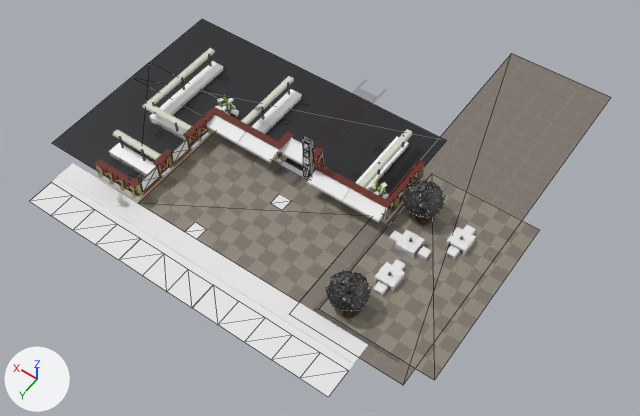
The FBX model Project/ContentsResources/Mesh/Level/1_1/1_1.fbx as it was, and as the next commit left it.
The view is the same before and after, from a 50 mm lens placed at (-1.098, 0.879, 1.387), pointed at (-0.447, -0.032, -0.045). Arrows for +X, +Y and +Z are at lower left; the lights stay in place. Mesh edges are drawn as thin lines on the coarser meshes. Where no turn or scale is listed for an object, it has been applied to the vertices.

In view in the first picture: '_1', '_12', '_13', '_14', '_2', '_21', '_22', '_23', '_28', '_5', '_7', '_9'.
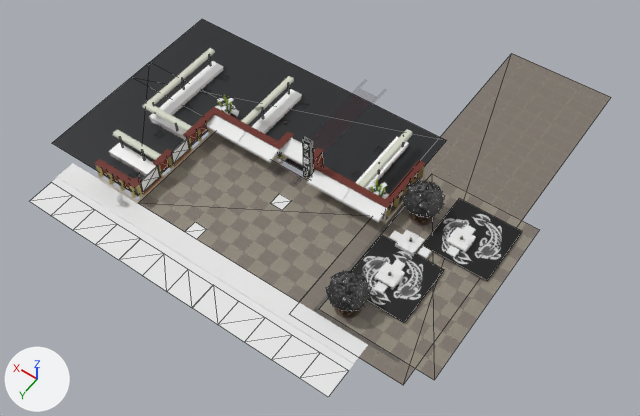
Boxes (x1, y1, x2, y2) around the edits, measured in the pictures (640 x 416 px):
'Plane.001', added: after (423, 199, 522, 280)
'Plane.002', added: after (350, 235, 444, 322)

Patch to the scene script:
```diff
--- a/Project/ContentsResources/Mesh/Level/1_1/1_1.fbx.py
+++ b/Project/ContentsResources/Mesh/Level/1_1/1_1.fbx.py
@@ img_sumi_1_png @@
+img_sumi_1_png = load_image('Sumi_1.png', 'Sumi_1.png', 1024, 1024, 'sRGB')
@@ mat_material_090 @@
+mat_material_090 = principled_material('Material.090')
+mat_material_090.texture = img_sumi_1_png  # with its transparency
@@ mat_material_089 @@
+mat_material_089 = principled_material('Material.089')
+mat_material_089.texture = img_sumi_1_png  # with its transparency
@@ me_plane_004 @@
+me_plane_004.from_pydata(...)  # 4 vertices, 1 face; spans x -0.07..0.07, y -0.07..0.07, z 0.0
+me_plane_004.materials.append(mat_material_090)  # picture img_sumi_1_png
@@ me_plane_003 @@
+me_plane_003.from_pydata(...)  # 4 vertices, 1 face; spans x -0.07..0.07, y -0.07..0.07, z 0.0
+me_plane_003.materials.append(mat_material_089)  # picture img_sumi_1_png
@@ ob_plane_001 @@
+ob_plane_001 = bpy.data.objects.new('Plane.001', me_plane_004)
+ob_plane_001.location = (-0.752, -0.11, 0.007)
@@ ob_plane_002 @@
+ob_plane_002 = bpy.data.objects.new('Plane.002', me_plane_003)
+ob_plane_002.location = (-0.675, 0.055, 0.007)
```
